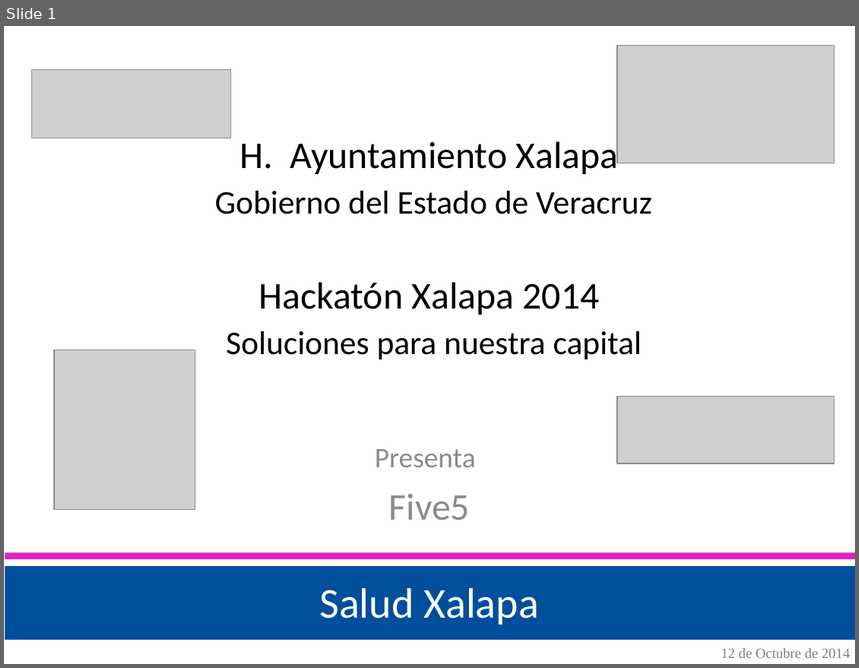
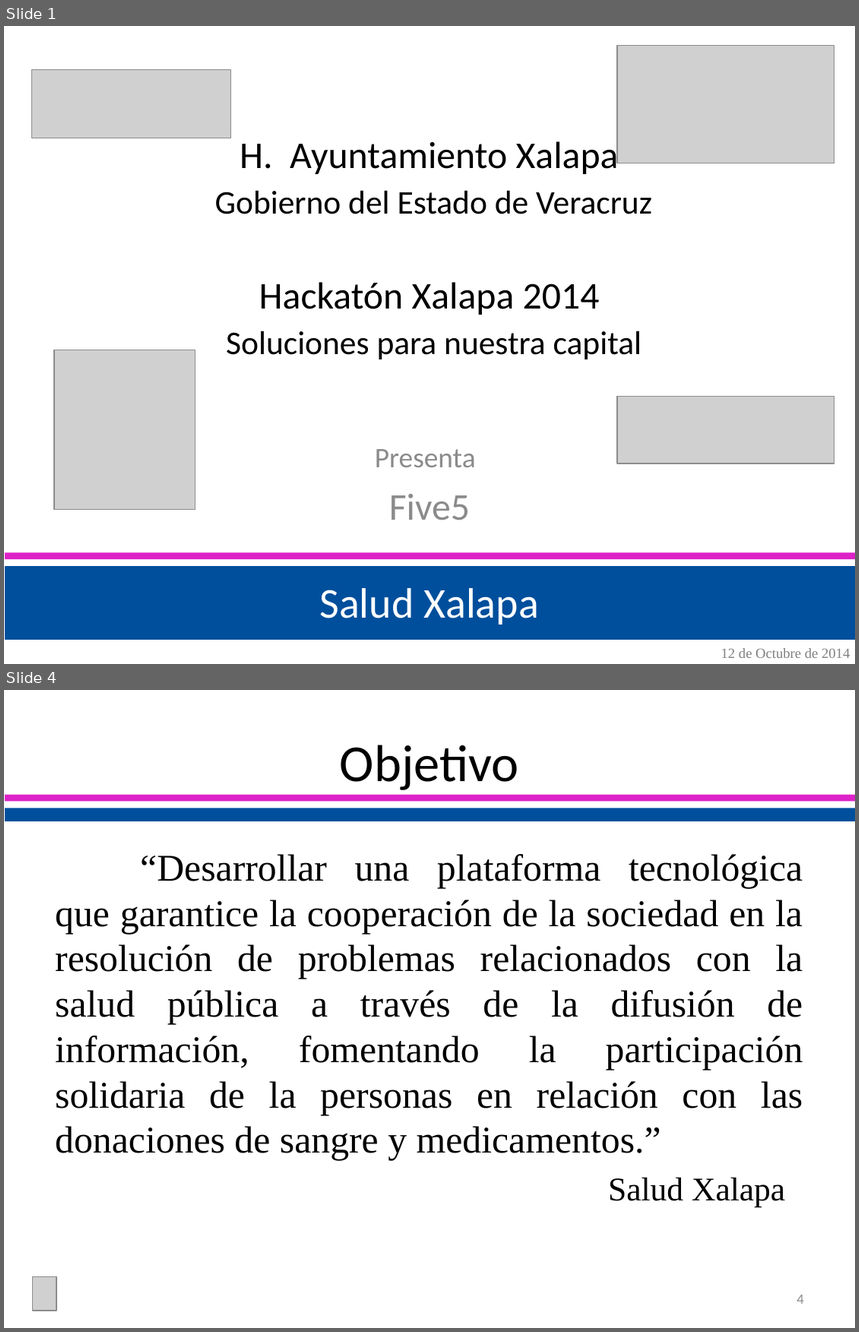
Before and after one commit to HackatonFive5/SaludXalapa, a slide deck: resources/SS Salud Xalapa.pptx. Shown one above the other, each under a label of ours: slide 1 before the commit, slides 1 and 4 after it; the slides between them are not shown. The pictures are 859x668 and 859x1332 pixels, drawn with LibreOffice and Linux fonts; fonts in the diff are those of the drawing; grey boxes stand for pictures. Boxes give left, top, right and bottom in pixels: in the first picture for what was removed or moved away, otherwise in the second. Text is boxed around its words. In the diff, an @@ line names an element or a change of style, - is before the commit and + after.

Commit message:
Presentación y dudas
Se han incluido la presentación y las dudas al respecto de la
presentación de más tarde en #HackatonXalapa

```diff
--- a/resources/SS Salud Xalapa.pptx
+++ b/resources/SS Salud Xalapa.pptx
@@ slide 4 added at bbox=[4, 690, 855, 1328], background #FFFFFF @@
@@ title added at bbox=[340, 745, 519, 790], 44 pt, text #000000 @@
+Objetivo
@@ rectangle added at bbox=[5, 795, 855, 802], fill #DD23C7 @@
@@ rectangle added at bbox=[5, 809, 855, 822], fill #004F9C @@
@@ text added at bbox=[55, 854, 804, 1207], 32 pt, text #000000 @@
+“Desarrollar una plataforma tecnológica que garantice la cooperación de la sociedad en la resolución de problemas relacionados con la salud pública a través de la difusión de información, fomentando la participación solidaria de la personas en relación con las donaciones de sangre y medicamentos.”
+  Salud Xalapa
@@ picture added at bbox=[33, 1277, 56, 1312] @@
@@ page number added at bbox=[797, 1295, 804, 1304], 12 pt, text #8C8C8C @@
+4
```
Also in this commit, not shown: 9 other slides added, 1 slide removed, 4 other files.
